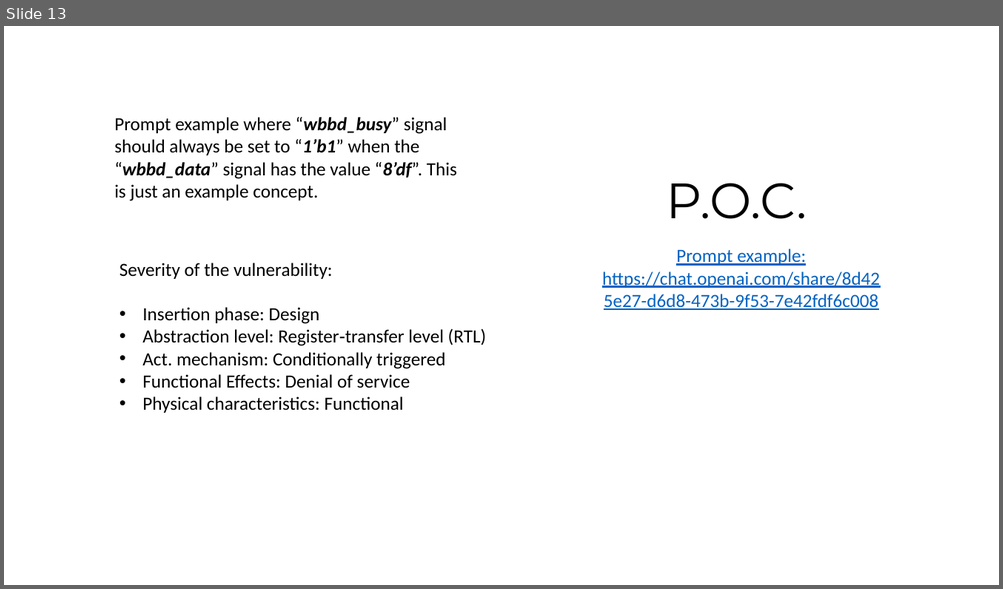
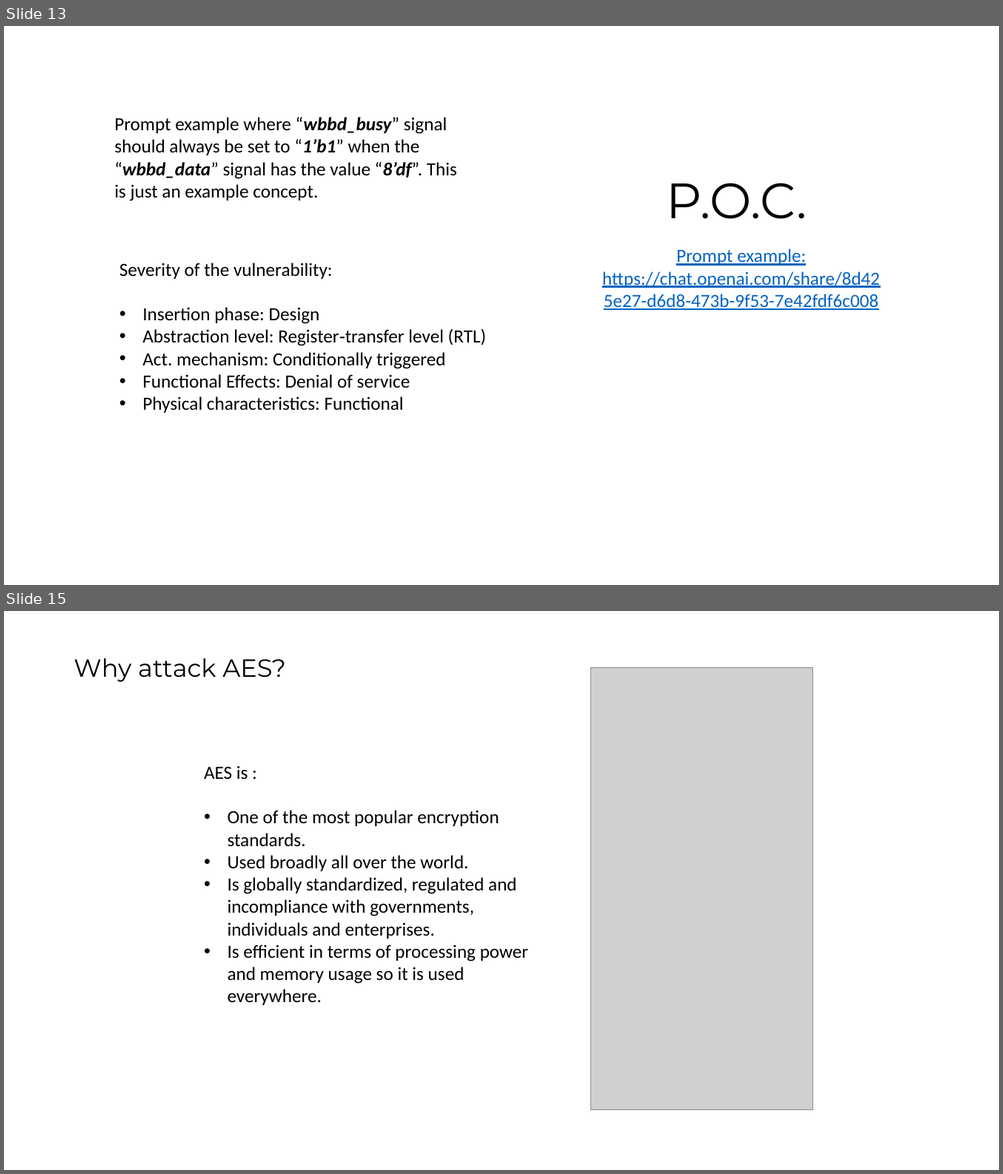
Before and after one commit to Lefteris-B/SystemsGenesis_wishbone_hw_trojan, a slide deck: presentation/CSAW_2023_first_stage.pptx. Shown one above the other, each under a label of ours: slide 13 before the commit, slides 13 and 15 after it; the slides between them are not shown. The pictures are 1003x589 and 1003x1174 pixels, drawn with LibreOffice and Linux fonts; fonts in the diff are those of the drawing; grey boxes stand for pictures. Boxes give left, top, right and bottom in pixels: in the first picture for what was removed or moved away, otherwise in the second. Text is boxed around its words. In the diff, an @@ line names an element or a change of style, - is before the commit and + after.

```diff
--- a/presentation/CSAW_2023_first_stage.pptx
+++ b/presentation/CSAW_2023_first_stage.pptx
@@ slide 15 added at box(4, 611, 999, 1170), background #FFFFFF @@
@@ text added at box(74, 658, 286, 682), 24 pt, text #000000 @@
+Why attack AES?
@@ picture added at box(590, 668, 813, 1111) @@
@@ text added at box(204, 766, 528, 1005), 18 pt, text #000000 @@
+AES is :
+• One of the most popular encryption standards.
+• Used broadly all over the world.
+• Is globally standardized, regulated and incompliance with governments, individuals and enterprises.
+• Is efficient in terms of processing power and memory usage so it is used everywhere.
```
Also in this commit, not shown: 5 slides changed, 2 other slides added, 4 slides removed, 1 other file.
